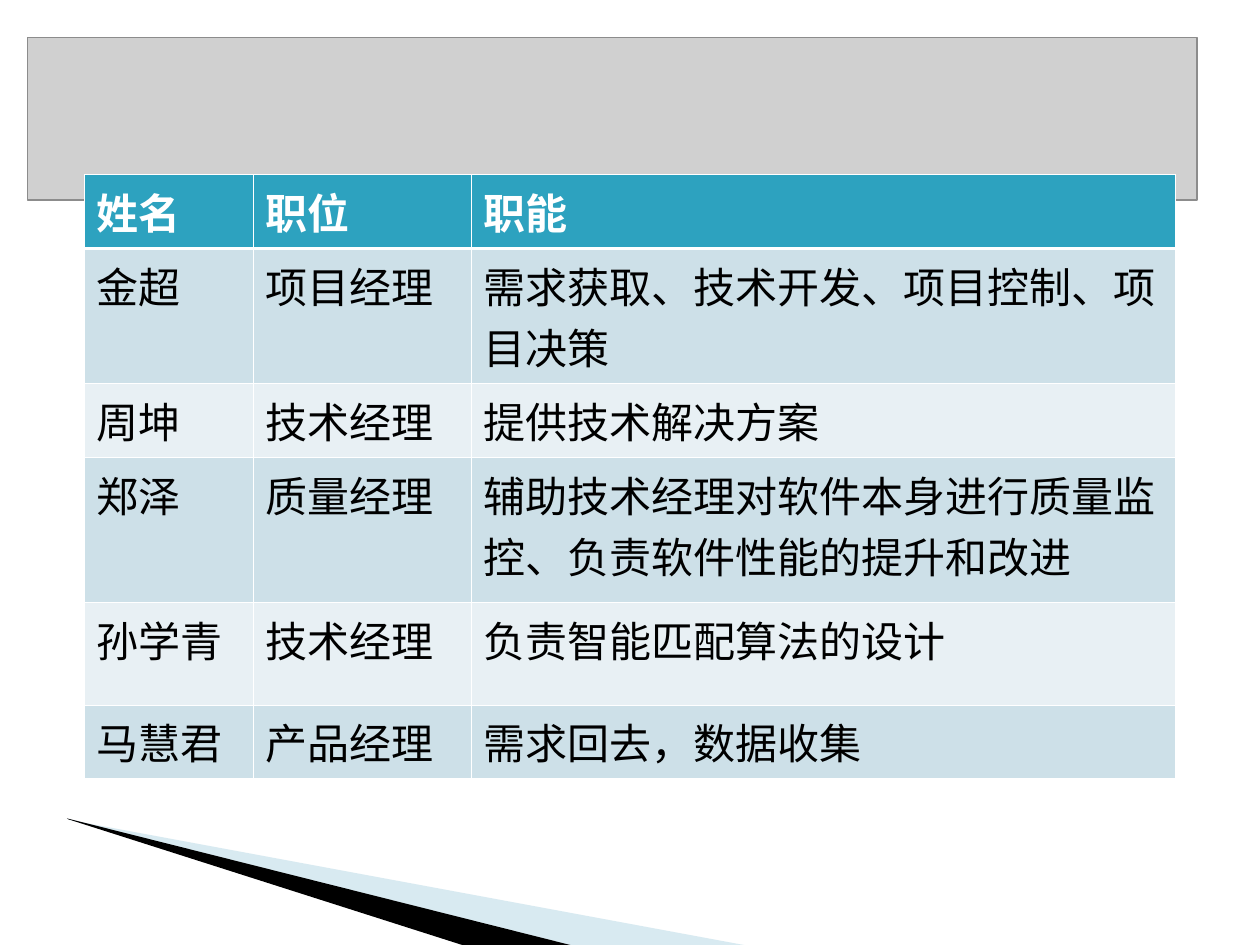
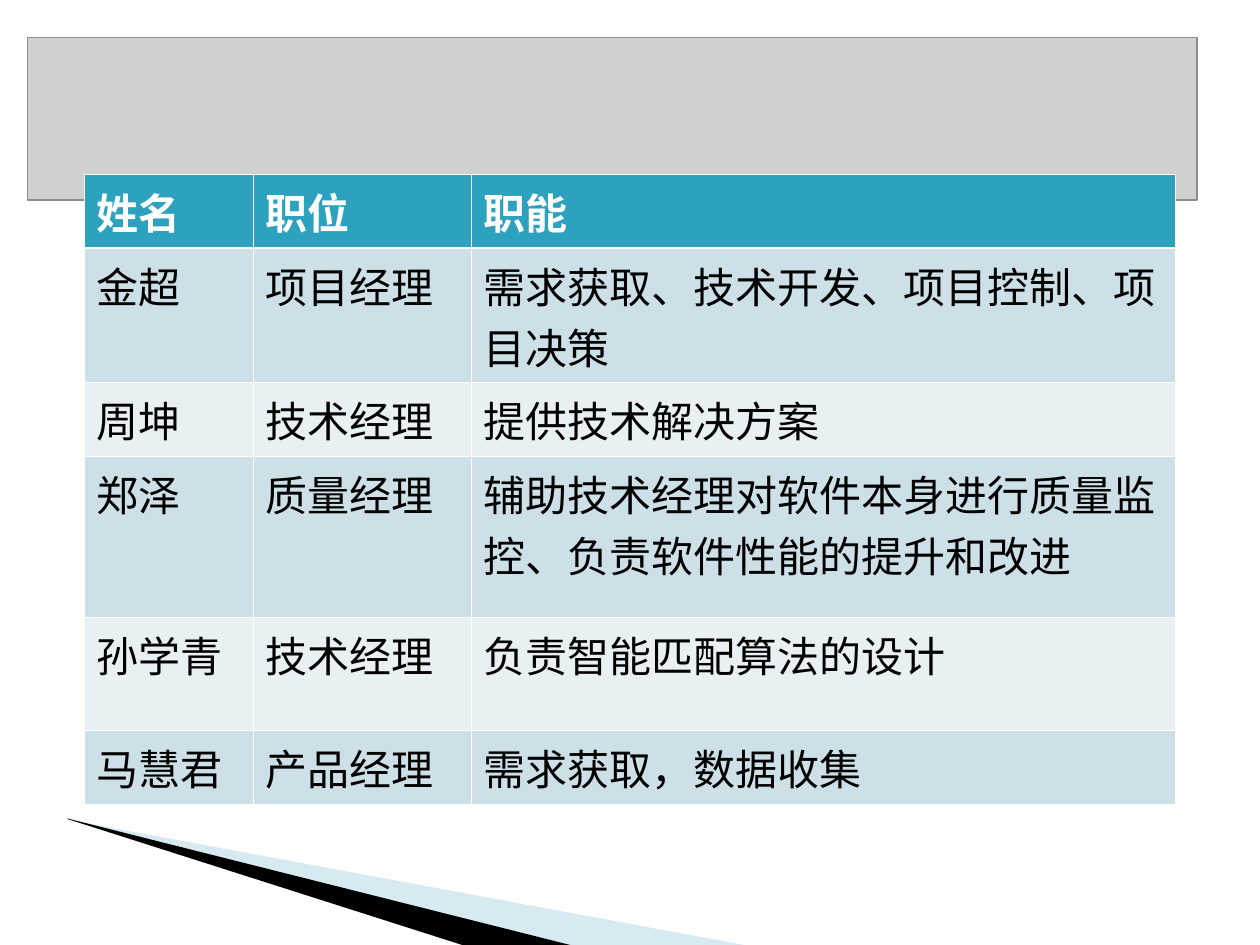
Before and after one commit to xy77510/dsafd, a slide deck: slide 10 of 10决赛答辩/答辩PPT.ppt (slide 7 before the commit). Drawn at 1260x945 pixels with LibreOffice and Linux fonts; fonts in the diff are those of the drawing; grey boxes stand for pictures; background and template pictures are left out. Boxes give left, top, right and bottom in pixels: in the first picture for what was removed or moved away, otherwise in the second. Text is boxed around its words. In the diff, an @@ line names an element or a change of style, - is before the commit and + after.

```diff
--- a/10决赛答辩/答辩PPT.ppt
+++ b/10决赛答辩/答辩PPT.ppt
@@ table at (84,175,1176,794) @@
-row 6, column 3: 需求回去，数据收集
+row 6, column 3: 需求获取，数据收集
```
Also in this commit, not shown: 9 slides added, 2 slides removed, 1 other file.
